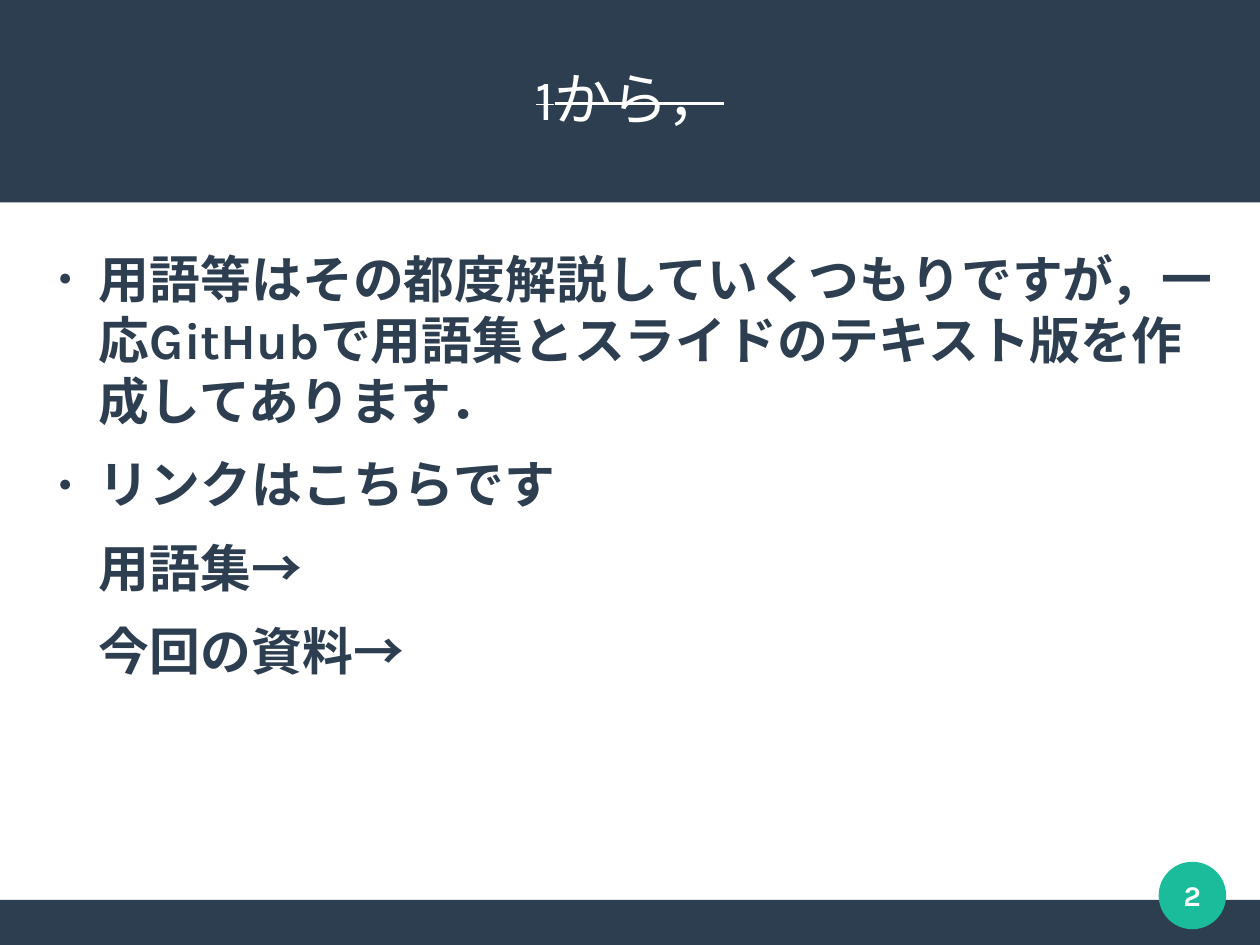
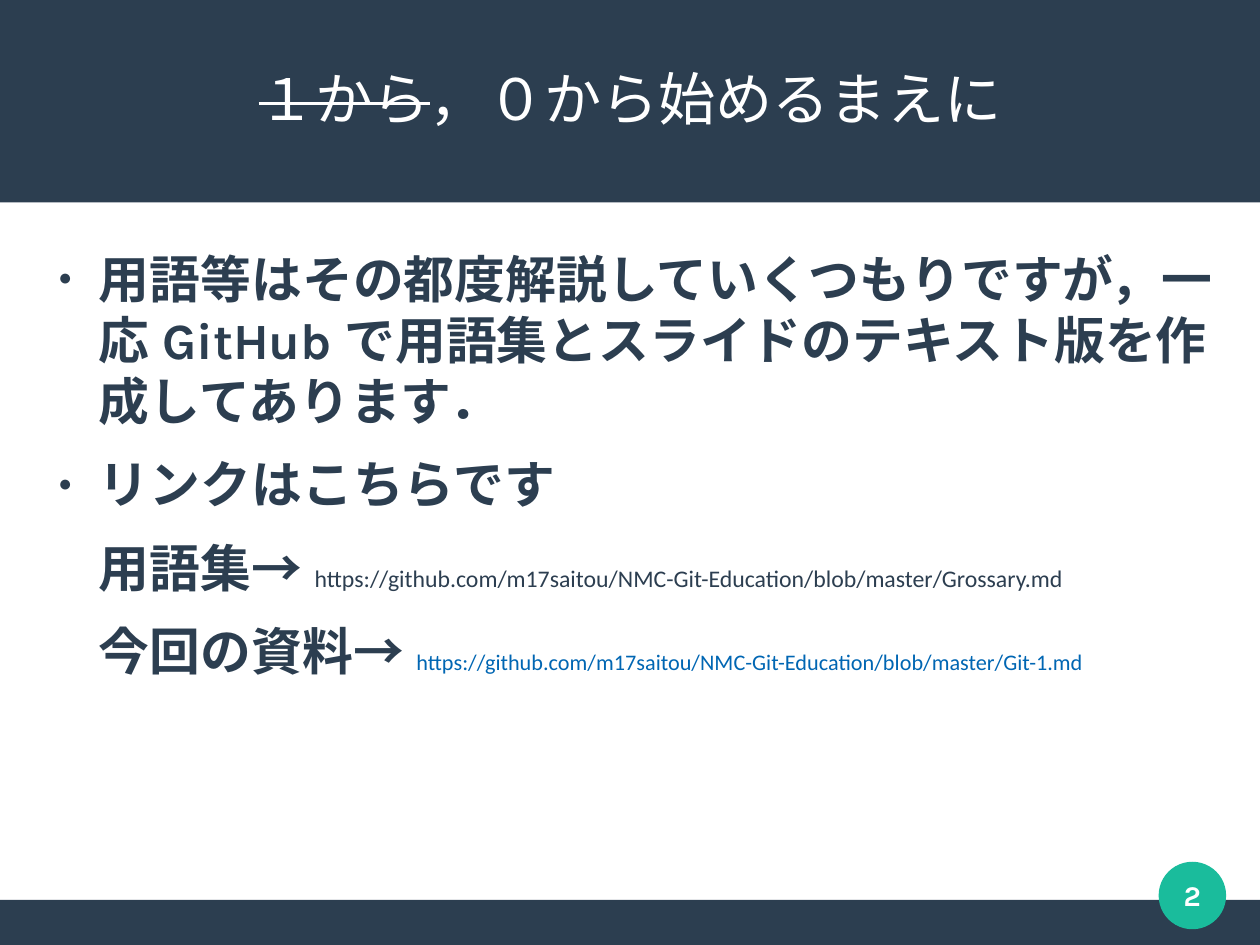
Before and after one commit to m17saitou/NMC-Git-Education, a slide deck: slide 2 of GitEducation01.odp. Drawn at 1260x945 pixels with LibreOffice and Linux fonts; fonts in the diff are those of the drawing. Boxes give left, top, right and bottom in pixels: in the first picture for what was removed or moved away, otherwise in the second. Text is boxed around its words. In the diff, an @@ line names an element or a change of style, - is before the commit and + after.

Commit message:
第一回Git講習資料 準備完了

```diff
--- a/GitEducation01.odp
+++ b/GitEducation01.odp
@@ title at box(259, 72, 1002, 126): text changed @@
-1から，
+１から，０から始めるまえに
@@ text at box(99, 544, 1082, 675): text changed; size 32 to 15 pt; font Karla to Calibri; bold off @@
-用語集→
-今回の資料→
+用語集→https://github.com/m17saitou/NMC-Git-Education/blob/master/Grossary.md
+今回の資料→https://github.com/m17saitou/NMC-Git-Education/blob/master/Git-1.md
```
Also in this commit, not shown: 4 slides added, 3 other files.
